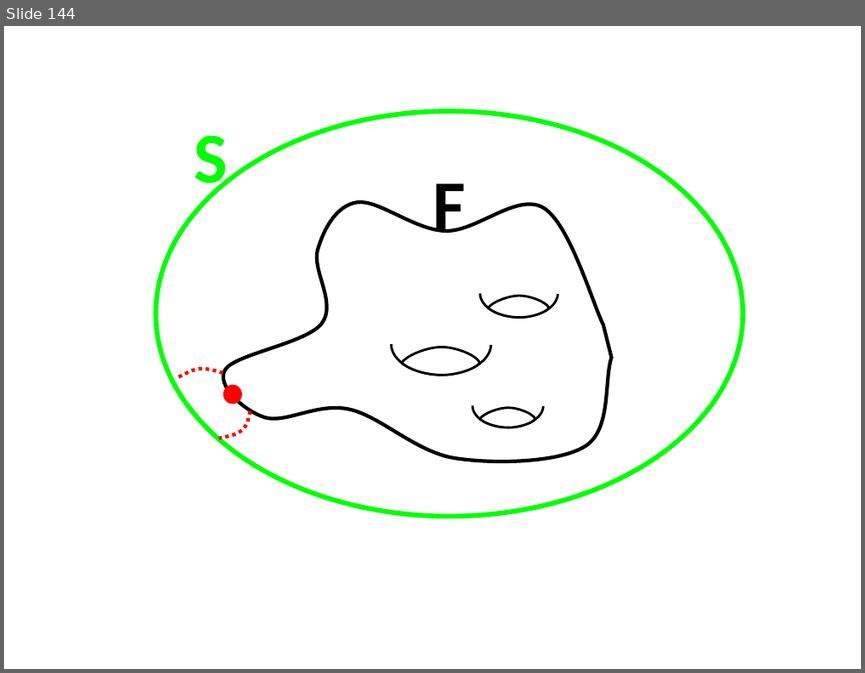
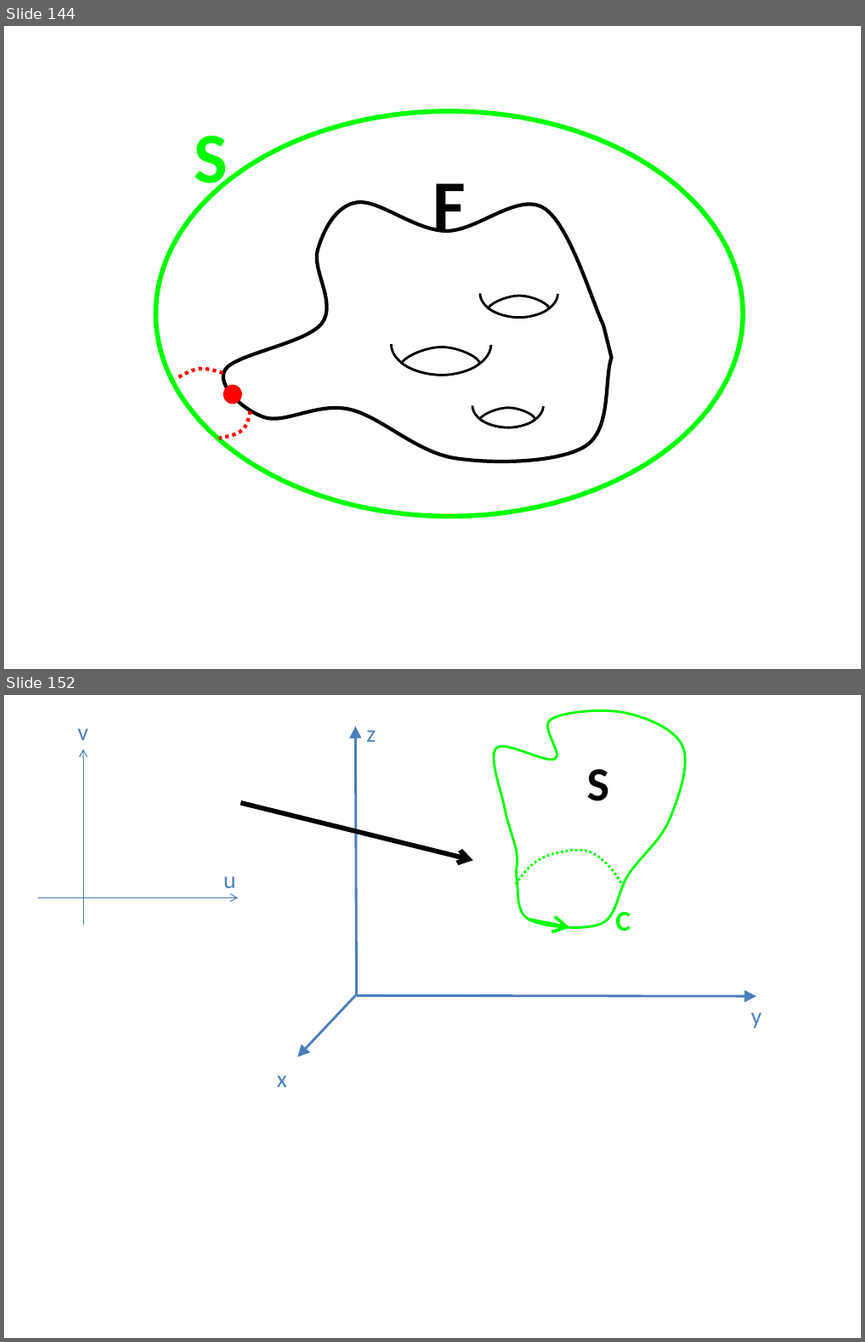
Before and after one commit to lutteropp/GeoTopo, a slide deck: images/Bilder.pptx. Shown one above the other, each under a label of ours: slide 144 before the commit, slides 144 and 152 after it; the slides between them are not shown. The pictures are 865x673 and 865x1342 pixels, drawn with LibreOffice and Linux fonts; fonts in the diff are those of the drawing. Boxes give left, top, right and bottom in pixels: in the first picture for what was removed or moved away, otherwise in the second. Text is boxed around its words. In the diff, an @@ line names an element or a change of style, - is before the commit and + after.

```diff
--- a/images/Bilder.pptx
+++ b/images/Bilder.pptx
@@ slide 152 added at (4,695,861,1338), background #FFFFFF @@
@@ freeform shape added at (494,710,684,927), outline #00FF00 2 pt @@
@@ text added at (78,728,89,740), 20 pt, text #4F81BD @@
+v
@@ arrow added from (356, 996) to (355, 726), #4B7EBC 2 pt @@
@@ text added at (366,730,375,742), 20 pt, text #4F81BD @@
+z
@@ arrow added from (83, 925) to (83, 749), #4B7EBC 0.75 pt @@
@@ text added at (587,769,609,801), 40 pt, text #000000, bold @@
+S
@@ arrow added from (240, 803) to (472, 861), #000000 4 pt @@
@@ freeform shape added at (516,850,624,889), outline #00FF00 2 pt dashed @@
@@ arrow added from (38, 897) to (238, 897), #4B7EBC 0.75 pt @@
@@ text added at (223,876,236,894), 20 pt, text #4F81BD @@
+u
@@ arrow added from (529, 919) to (569, 927), #00FF00 2.75 pt @@
@@ text added at (615,907,630,931), 24 pt, text #00FF00, bold @@
+C
@@ arrow added from (355, 996) to (298, 1056), #4B7EBC 2 pt @@
@@ arrow added from (356, 996) to (756, 996), #4B7EBC 2 pt @@
@@ text added at (751,1012,762,1028), 20 pt, text #4F81BD @@
+y
@@ text added at (277,1075,287,1087), 20 pt, text #4F81BD @@
+x
```
Also in this commit, not shown: 10 other slides added, 7 other files.
